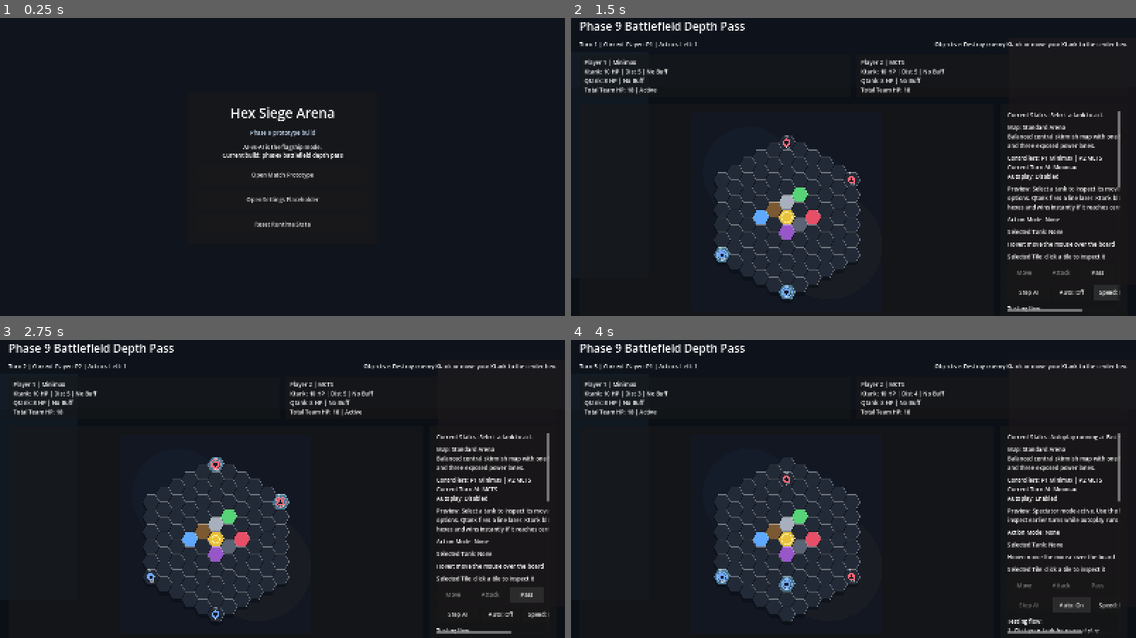
Above: before the commit, frames 1-4 (two rows, left to right).
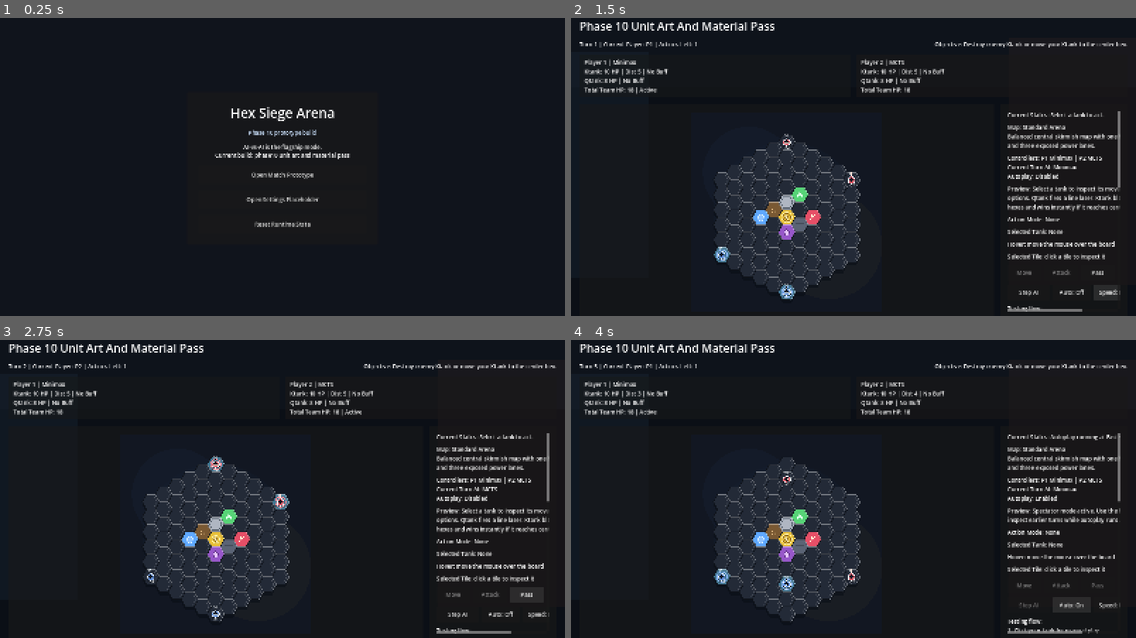
Above: after the commit, the same moments.

Repository: Arvi-Saleque/Hex-Siege-Arena
Game: Godot game, scene res://scenes/boot/boot.tscn
Same seed, same stepped clock (60 frames per second), same inputs: the game is played once before the commit and once after it.
Inputs:
- Up to frame 1 (0.25 s): no input
- Up to frame 2 (1.5 s): click "Open Match Prototype" at 0.5 s; click "Speed: Normal" at 1.25 s
- Up to frame 3 (2.75 s): click "Pass" at 2 s
- Up to frame 4 (4 s): click "Step AI" at 2.75 s; click "Auto: Off" at 3.5 s

The runs differ from the first frame. In frame 1, 0.4% of the frame differs, in the area x 38-62%, y 37-48%; in frame 2, 1.1%, in the area x 7-51%, y 1-95%; in frame 3, 1.1%; in frame 4, 1.1%.

Commit message:
phase10: add tank silhouette and material pass

Diff:
--- a/scripts/board/board_debug_view.gd
+++ b/scripts/board/board_debug_view.gd
@@ -15,6 +15,14 @@
 	GameTypes.CellType.POWER_ATTACK: Color("e64f67"),
 	GameTypes.CellType.POWER_SHIELD: Color("5fa8ff"),
 	GameTypes.CellType.POWER_BONUS_MOVE: Color("57d477"),
+}
+const PLAYER_PRIMARY := {
+	1: Color("72a7ff"),
+	2: Color("ff6978"),
+}
+const PLAYER_ACCENT := {
+	1: Color("d7ebff"),
+	2: Color("ffe1d7"),
 }
 
 var hex_size: float = 34.0
@@ -79,6 +87,7 @@
 		draw_polyline(outline, Color("0f131a"), 2.0, true)
 		var top_highlight: PackedVector2Array = PackedVector2Array([points[4], points[5], points[0], points[1]])
 		draw_polyline(top_highlight, Color.WHITE.lerp(fill, 0.65), 1.5, true)
+		_draw_tile_material(cell, center, points, fill)
 		if cell.cell_type == GameTypes.CellType.CENTER:
 			var pulse_radius: float = hex_size * (0.52 + 0.08 * sin(_pulse_time * 2.2))
 			draw_circle(center, pulse_radius + 6.0, Color(1.0, 0.92, 0.47, 0.08))
@@ -296,34 +305,189 @@
 			continue
 		var tank_cell: CellData = game_state.board.get_cell(tank.position)
 		var center: Vector2 = _tile_center(tank_cell) if tank_cell != null else tank.position.to_world_flat(hex_size)
-		var player_color: Color = Color("72a7ff") if tank.owner_id == 1 else Color("ff6978")
-		draw_circle(center + Vector2(2, 10), 14.0, Color(0.03, 0.05, 0.08, 0.45))
+		var player_color: Color = PLAYER_PRIMARY.get(tank.owner_id, Color.WHITE)
+		var accent_color: Color = PLAYER_ACCENT.get(tank.owner_id, Color.WHITE)
+		draw_colored_polygon(_ellipse_points(center + Vector2(0, 15), Vector2(18, 8), 20), Color(0.03, 0.05, 0.08, 0.4))
 		if tank.owner_id == game_state.current_player:
 			draw_arc(center, 20.0, 0.0, TAU, 40, player_color.lerp(Color.WHITE, 0.2), 2.5, true)
 		if tank.actor_id() == selected_actor_id:
-			draw_circle(center, 18.0, player_color.lerp(Color.WHITE, 0.3))
+			draw_circle(center, 19.0, player_color.lerp(Color.WHITE, 0.4))
+		if tank.tank_type == GameTypes.TankType.QTANK:
+			_draw_qtank(center, player_color, accent_color)
 		else:
-			draw_circle(center, 15.0, player_color)
-
-		if tank.tank_type == GameTypes.TankType.QTANK:
-			var triangle: PackedVector2Array = PackedVector2Array([
-				center + Vector2(0, -10),
-				center + Vector2(9, 8),
-				center + Vector2(-9, 8),
-			])
-			draw_colored_polygon(triangle, Color("141821"))
-		else:
-			draw_circle(center, 8.0, Color("141821"))
+			_draw_ktank(center, player_color, accent_color)
 
 		if font != null:
 			var label: String = "Q" if tank.tank_type == GameTypes.TankType.QTANK else "K"
-			draw_string(font, center + Vector2(-6, 24), "%s%d" % [label, tank.owner_id], HORIZONTAL_ALIGNMENT_LEFT, -1.0, 14, Color.WHITE)
-			draw_string(font, center + Vector2(-10, -20), "%d" % tank.hp, HORIZONTAL_ALIGNMENT_LEFT, -1.0, 14, Color("f5f7fb"))
+			draw_string(font, center + Vector2(-7, 25), "%s%d" % [label, tank.owner_id], HORIZONTAL_ALIGNMENT_LEFT, -1.0, 14, Color.WHITE)
+			draw_string(font, center + Vector2(-10, -22), "%d" % tank.hp, HORIZONTAL_ALIGNMENT_LEFT, -1.0, 14, Color("f5f7fb"))
 
 		if tank.active_buff != GameTypes.BuffType.NONE:
 			var buff_color: Color = _buff_color(tank.active_buff)
 			draw_circle(center + Vector2(13, -13), 5.0, buff_color)
 			draw_circle(center + Vector2(13, -13), 2.0, Color("10141c"))
+
+
+func _draw_tile_material(cell: CellData, center: Vector2, points: PackedVector2Array, fill: Color) -> void:
+	var inset: PackedVector2Array = _scaled_points(points, center, 0.72)
+	match cell.cell_type:
+		GameTypes.CellType.EMPTY:
+			draw_polyline(PackedVector2Array([inset[5], inset[0], inset[1]]), fill.lightened(0.18), 1.1, true)
+		GameTypes.CellType.CENTER:
+			draw_circle(center, hex_size * 0.28, Color("fff4ba"))
+			draw_arc(center, hex_size * 0.44, 0.0, TAU, 36, Color("8c6317"), 2.2, true)
+			draw_polyline(PackedVector2Array([
+				center + Vector2(-8, 0),
+				center + Vector2(0, -8),
+				center + Vector2(8, 0),
+				center + Vector2(0, 8),
+				center + Vector2(-8, 0),
+			]), Color("8c6317"), 2.0, true)
+		GameTypes.CellType.WALL:
+			for offset_x in [-10.0, 0.0, 10.0]:
+				draw_line(center + Vector2(offset_x, -12), center + Vector2(offset_x, 12), fill.lightened(0.18), 2.0)
+			draw_line(center + Vector2(-16, -6), center + Vector2(16, -6), fill.darkened(0.22), 1.4)
+		GameTypes.CellType.BLOCK:
+			draw_polyline(PackedVector2Array([
+				center + Vector2(-10, -6),
+				center + Vector2(-2, 0),
+				center + Vector2(-6, 10),
+				center + Vector2(3, 4),
+				center + Vector2(10, 12),
+			]), Color("d6b07b"), 1.8, true)
+		GameTypes.CellType.ARMOR_BLOCK:
+			draw_colored_polygon(inset, fill.lightened(0.08))
+			draw_polyline(_closed_polyline(inset), Color("5a6470"), 1.6, true)
+			var armor_points: PackedVector2Array = PackedVector2Array([inset[0], inset[2], inset[4]])
+			for point: Vector2 in armor_points:
+				draw_circle(point.lerp(center, 0.22), 2.3, Color("6d7684"))
+		GameTypes.CellType.POWER_BLOCK:
+			var crystal: PackedVector2Array = PackedVector2Array([
+				center + Vector2(0, -14),
+				center + Vector2(10, -1),
+				center + Vector2(5, 13),
+				center + Vector2(-5, 13),
+				center + Vector2(-10, -1),
+			])
+			draw_colored_polygon(crystal, Color("e7c6ff"))
+			draw_polyline(_closed_polyline(crystal), Color("5d2d83"), 1.6, true)
+		GameTypes.CellType.POWER_ATTACK:
+			draw_polyline(PackedVector2Array([
+				center + Vector2(-9, 11),
+				center + Vector2(-2, -10),
+				center + Vector2(3, -2),
+				center + Vector2(10, -12),
+			]), Color("fff1d6"), 3.2, true)
+		GameTypes.CellType.POWER_SHIELD:
+			var shield: PackedVector2Array = PackedVector2Array([
+				center + Vector2(0, -12),
+				center + Vector2(12, -5),
+				center + Vector2(8, 11),
+				center + Vector2(0, 16),
+				center + Vector2(-8, 11),
+				center + Vector2(-12, -5),
+			])
+			draw_colored_polygon(shield, Color(1.0, 1.0, 1.0, 0.3))
+			draw_polyline(_closed_polyline(shield), Color("d6efff"), 1.8, true)
+		GameTypes.CellType.POWER_BONUS_MOVE:
+			draw_polyline(PackedVector2Array([
+				center + Vector2(-10, 4),
+				center + Vector2(0, -10),
+				center + Vector2(10, 4),
+			]), Color("f0fff5"), 2.2, true)
+			draw_polyline(PackedVector2Array([
+				center + Vector2(-10, 10),
+				center + Vector2(0, -4),
+				center + Vector2(10, 10),
+			]), Color("c6ffdb"), 2.2, true)
+		_:
+			pass
+
+
+func _draw_qtank(center: Vector2, player_color: Color, accent_color: Color) -> void:
+	var chassis: PackedVector2Array = PackedVector2Array([
+		center + Vector2(0, -16),
+		center + Vector2(13, -4),
+		center + Vector2(11, 11),
+		center + Vector2(0, 15),
+		center + Vector2(-11, 11),
+		center + Vector2(-13, -4),
+	])
+	var canopy: PackedVector2Array = PackedVector2Array([
+		center + Vector2(0, -10),
+		center + Vector2(8, -1),
+		center + Vector2(0, 8),
+		center + Vector2(-8, -1),
+	])
+	var stabilizer_left: PackedVector2Array = PackedVector2Array([
+		center + Vector2(-15, -2),
+		center + Vector2(-10, 8),
+		center + Vector2(-5, 5),
+		center + Vector2(-8, -4),
+	])
+	var stabilizer_right: PackedVector2Array = PackedVector2Array([
+		center + Vector2(15, -2),
+		center + Vector2(10, 8),
+		center + Vector2(5, 5),
+		center + Vector2(8, -4),
+	])
+	draw_colored_polygon(chassis, player_color.darkened(0.15))
+	draw_colored_polygon(stabilizer_left, player_color.darkened(0.3))
+	draw_colored_polygon(stabilizer_right, player_color.darkened(0.3))
+	draw_line(center + Vector2(0, -15), center + Vector2(0, -27), accent_color, 3.0)
+	draw_circle(center + Vector2(0, -28), 2.8, accent_color)
+	draw_colored_polygon(canopy, Color("101722"))
+	draw_polyline(_closed_polyline(chassis), Color("eff7ff"), 1.5, true)
+	draw_line(center + Vector2(-7, 6), center + Vector2(7, 6), accent_color, 1.6)
+
+
+func _draw_ktank(center: Vector2, player_color: Color, accent_color: Color) -> void:
+	var treads: PackedVector2Array = PackedVector2Array([
+		center + Vector2(-16, -8),
+		center + Vector2(16, -8),
+		center + Vector2(16, 10),
+		center + Vector2(-16, 10),
+	])
+	var hull: PackedVector2Array = PackedVector2Array([
+		center + Vector2(0, -14),
+		center + Vector2(14, -7),
+		center + Vector2(15, 5),
+		center + Vector2(0, 13),
+		center + Vector2(-15, 5),
+		center + Vector2(-14, -7),
+	])
+	draw_colored_polygon(treads, Color("141922"))
+	draw_colored_polygon(hull, player_color.darkened(0.08))
+	draw_circle(center + Vector2(0, -1), 7.5, Color("0f141d"))
+	draw_circle(center + Vector2(0, -1), 4.2, accent_color)
+	draw_line(center + Vector2(0, -1), center + Vector2(0, -21), Color("0f141d"), 5.0)
+	draw_line(center + Vector2(0, -1), center + Vector2(0, -21), accent_color, 2.2)
+	draw_line(center + Vector2(-11, 2), center + Vector2(11, 2), accent_color.darkened(0.25), 1.8)
+	draw_polyline(_closed_polyline(hull), Color("eff7ff"), 1.6, true)
+	for track_x in [-10.0, -3.0, 4.0, 11.0]:
+		draw_circle(center + Vector2(track_x, 11), 1.5, Color("445061"))
+
+
+func _scaled_points(points: PackedVector2Array, center: Vector2, amount: float) -> PackedVector2Array:
+	var scaled: PackedVector2Array = PackedVector2Array()
+	for point: Vector2 in points:
+		scaled.append(center + (point - center) * amount)
+	return scaled
+
+
+func _closed_polyline(points: PackedVector2Array) -> PackedVector2Array:
+	var outline: PackedVector2Array = points.duplicate()
+	if not outline.is_empty():
+		outline.append(outline[0])
+	return outline
+
+
+func _ellipse_points(center: Vector2, radii: Vector2, segments: int) -> PackedVector2Array:
+	var points: PackedVector2Array = PackedVector2Array()
+	for index in range(segments):
+		var angle: float = TAU * float(index) / float(maxi(segments, 3))
+		points.append(center + Vector2(cos(angle) * radii.x, sin(angle) * radii.y))
+	return points
 
 
 func _buff_color(buff_type: int) -> Color:
--- a/scripts/core/app_state.gd
+++ b/scripts/core/app_state.gd
@@ -4,8 +4,8 @@
 const DEFAULT_MENU_SCENE := "res://scenes/menu/main_menu.tscn"
 const DEFAULT_SETTINGS_SCENE := "res://scenes/settings/settings_root.tscn"
 
-var project_phase: int = 9
-var build_label: String = "phase9-battlefield-depth-pass"
+var project_phase: int = 10
+var build_label: String = "phase10-unit-art-and-material-pass"
 var current_match_config: MatchConfig = MatchConfig.new()
 var current_replay: ReplayRecord = ReplayRecord.new()
 var last_action_explanation: ActionExplanation = ActionExplanation.new()
--- a/scripts/ui/match_root.gd
+++ b/scripts/ui/match_root.gd
@@ -83,7 +83,7 @@
 	root_margin.add_child(layout)
 
 	var title = Label.new()
-	title.text = "Phase 9 Battlefield Depth Pass"
+	title.text = "Phase 10 Unit Art And Material Pass"
 	title.add_theme_font_size_override("font_size", 32)
 	layout.add_child(title)
 
@@ -280,7 +280,7 @@
 	utility_row.add_child(_reset_button)
 
 	var legend = Label.new()
-	legend.text = "Testing flow:\n1. Click your tank for manual …(151 unchanged characters)… t to restart the current map\n\nQtank = triangle marker\nKtank = circle marker\nBlue = Player 1\nRed = Player 2"
+	legend.text = "Testing flow:\n1. Click your tank for manual …(151 unchanged characters)… t to restart the current map\n\nQtank = slim laser chassis\nKtank = heavy siege hull\nBlue = Player 1\nRed = Player 2"
 	legend.autowrap_mode = TextServer.AUTOWRAP_WORD_SMART
 	sidebar_layout.add_child(legend)
 
Not shown, changed: update.md
